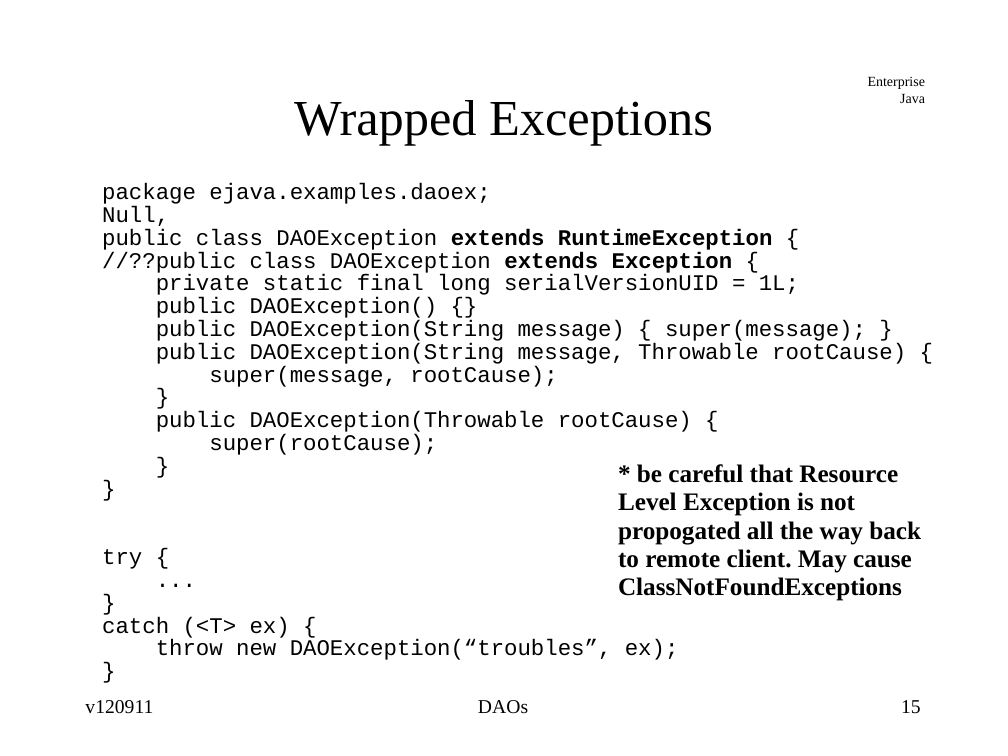
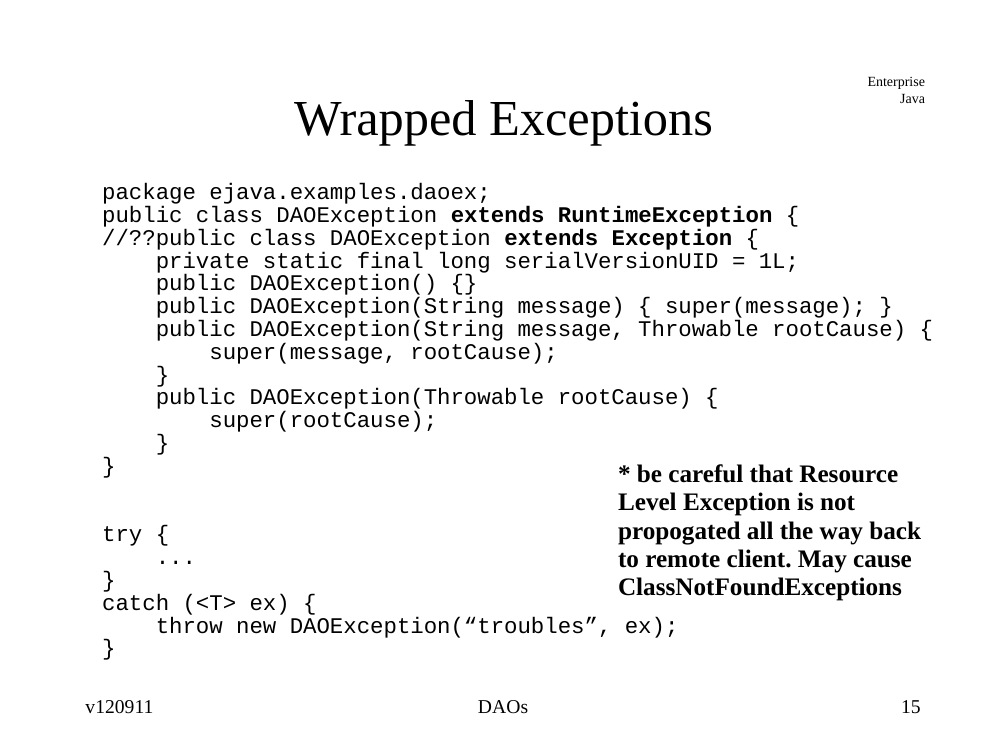
Before and after one commit to jcstaff/ejava-javaee, a slide deck: slide 15 of jdbcDAO/src/site/resources/lectures/DAOs.ppt. Drawn at 1008x756 pixels with LibreOffice and Linux fonts; fonts in the diff are those of the drawing. Boxes give left, top, right and bottom in pixels: in the first picture for what was removed or moved away, otherwise in the second. Text is boxed around its words. In the diff, an @@ line names an element or a change of style, - is before the commit and + after.

Commit message:
updating typos

```diff
--- a/jdbcDAO/src/site/resources/lectures/DAOs.ppt
+++ b/jdbcDAO/src/site/resources/lectures/DAOs.ppt
@@ text at [102, 206, 169, 229]: paragraph removed @@
-Null,
```
Also in this commit, not shown: 1 other slide changed.
